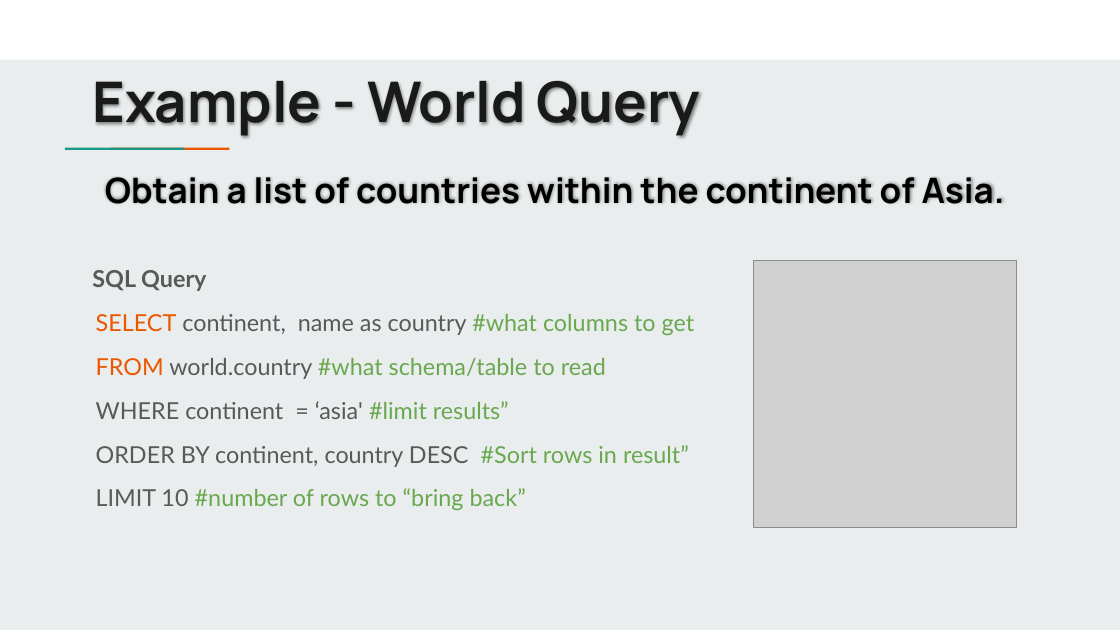
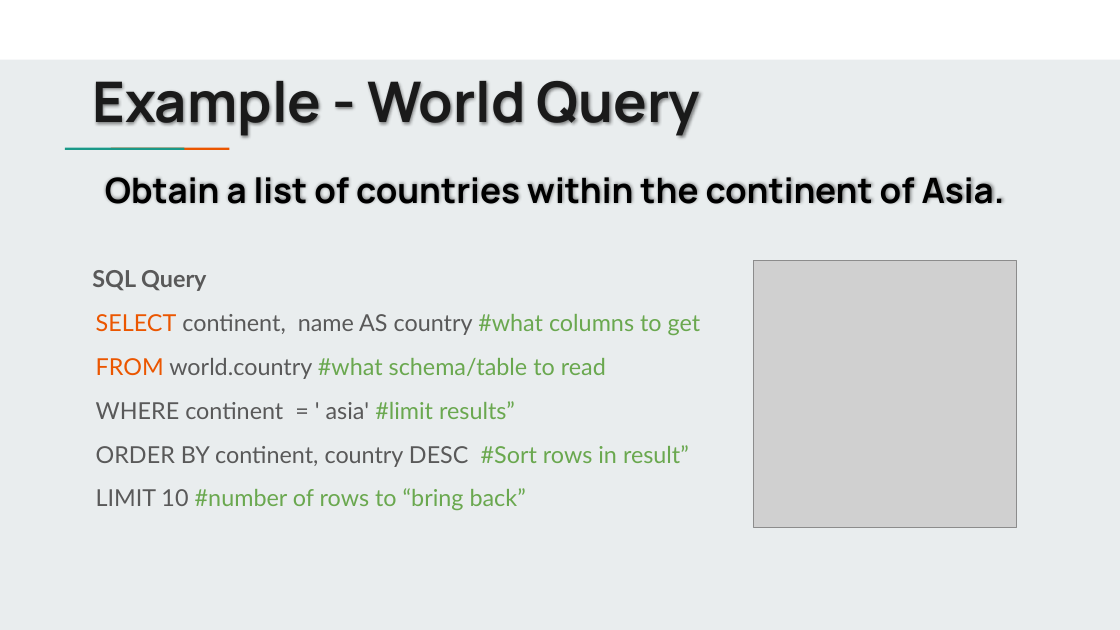
Before and after one commit to jbergmann56/OSDA-DataManipulationAndManagement, a slide deck: slide 14 of Lectures/(1) Data Manipulation - Basics.pptx. Drawn at 1120x630 pixels with LibreOffice and Linux fonts; fonts in the diff are those of the drawing; grey boxes stand for pictures. Boxes give left, top, right and bottom in pixels: in the first picture for what was removed or moved away, otherwise in the second. Text is boxed around its words. In the diff, an @@ line names an element or a change of style, - is before the commit and + after.

Commit message:
Slide Update - 6/5/20
Slide Update - 6/5/20

```diff
--- a/Lectures/(1) Data Manipulation - Basics.pptx
+++ b/Lectures/(1) Data Manipulation - Basics.pptx
@@ text at [96,314,701,335]: text changed @@
-SELECT continent, name as country #what columns to get
+SELECT continent, name AS country #what columns to get
@@ text at [96,401,515,419]: text changed @@
-WHERE continent = ‘asia' #limit results”
+WHERE continent = ' asia' #limit results”
```
Also in this commit, not shown: 1 other file.
